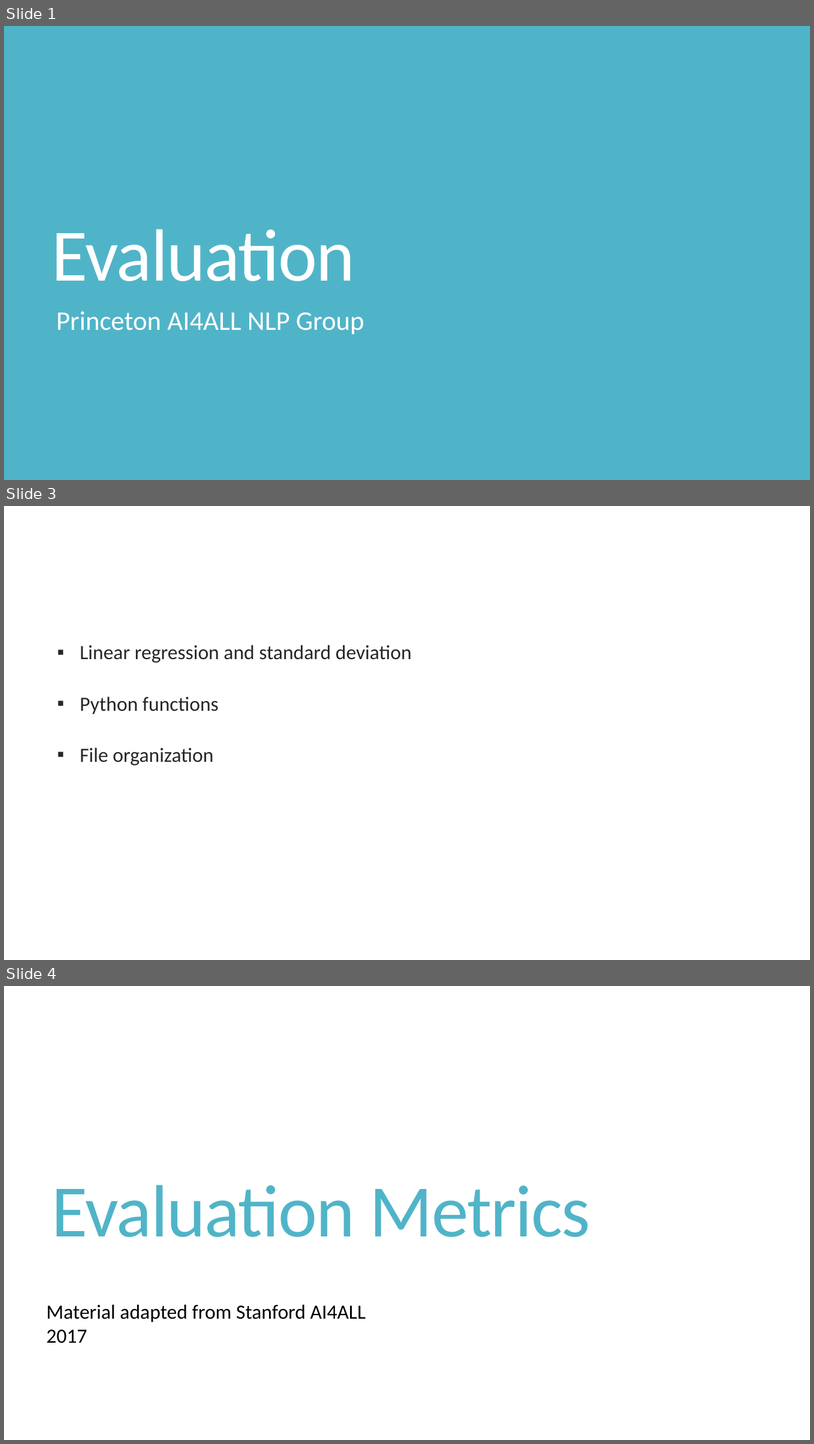
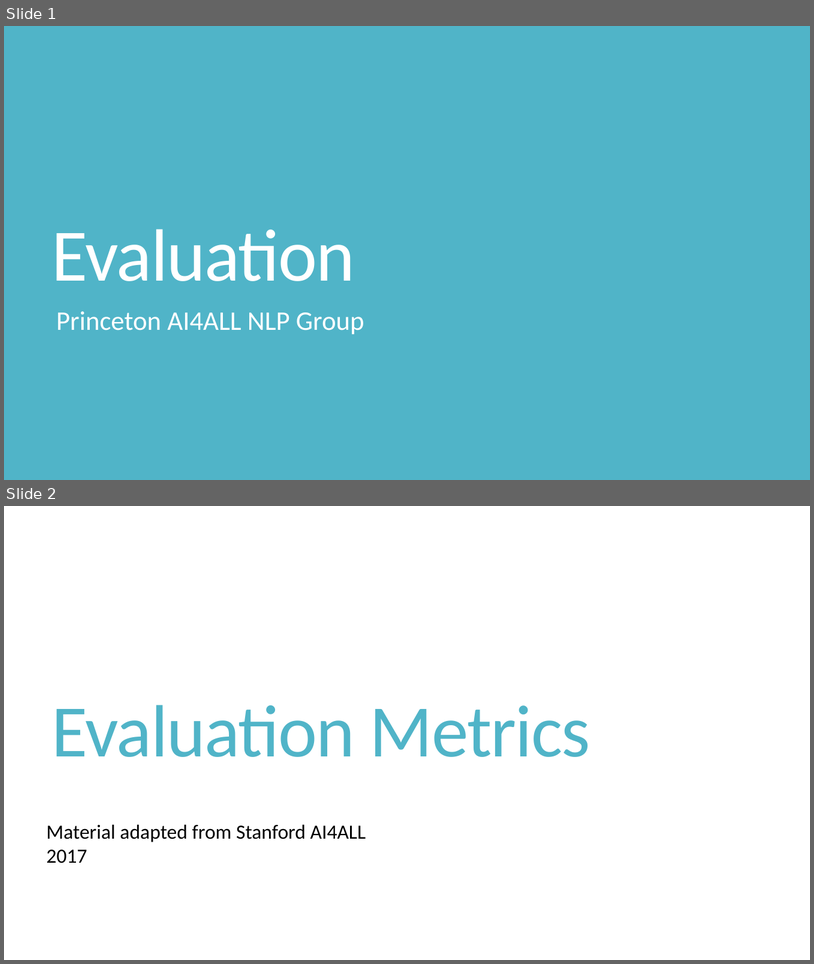
Before and after one commit to Ethan-Tseng/AI4ALL-NLP, a slide deck: Week_1/Slides/Day5_NLP_EvaluationMetrics.pptx. Shown one above the other, each under a label of ours: slides 1, 3 and 4 before the commit, slides 1 and 2 after it; the slides between them are not shown. The pictures are 814x1444 and 814x964 pixels, drawn with LibreOffice and Linux fonts; fonts in the diff are those of the drawing. Boxes give left, top, right and bottom in pixels: in the first picture for what was removed or moved away, otherwise in the second. Text is boxed around its words. In the diff, an @@ line names an element or a change of style, - is before the commit and + after.

```diff
--- a/Week_1/Slides/Day5_NLP_EvaluationMetrics.pptx
+++ b/Week_1/Slides/Day5_NLP_EvaluationMetrics.pptx
@@ slide 3 removed at [4,506,810,960], background #FFFFFF @@
@@ text removed at [80,645,412,765] @@
-  ▪ Linear regression and standard deviation
-  ▪ Python functions
-  ▪ File organization
@@ what was slide 4 is now slide 2 @@
```
Also in this commit, not shown: 3 slides changed, 2 other slides removed, 1 other file.
